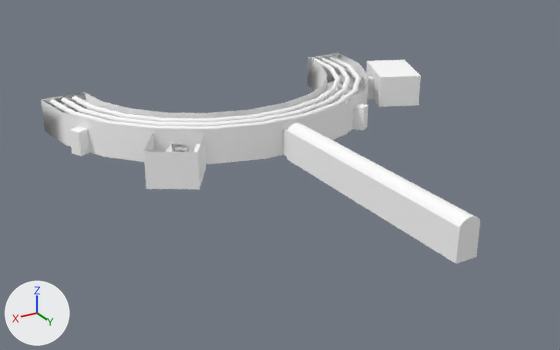
Two versions of the OBJ model data/models/hallway2.obj, one commit apart.
Before and after are seen from a camera (50 mm lens) standing at (47.7, 67.2, 23.9) and looking at (19.0, 19.3, 0.0). Arrows for +X, +Y and +Z are at lower left; the lights stay in place. Where no turn or scale is listed for an object, it has been applied to the vertices.

Objects in the first picture: 'hallway2'.
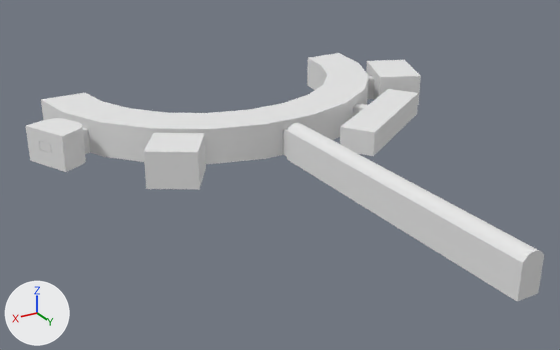
Changed parts and their boxes (x1, y1, x2, y2) in the pictures (560 x 350 px; the box of a moved part takes in the faces that stretch with it):
'hallway2', reshaped (18% wider, 18% taller): before (41, 53, 480, 264); after (26, 53, 544, 302)
part 1 of me_hallway2, moved or reshaped: before (72, 53, 476, 264); after (26, 89, 538, 302)
part 2 of me_hallway2, recoloured (white to grey): (41, 58, 476, 228) in both
part 3 of me_hallway2, recoloured: before (175, 81, 359, 152)
part 4 of me_hallway2, recoloured: (82, 76, 374, 157) in both
part 5 of me_hallway2, recoloured: (144, 136, 206, 190) in both
part 6 of me_hallway2, recoloured: (366, 60, 421, 105) in both
part 7 of me_hallway2, recoloured: before (50, 56, 361, 129)

Edits to the bpy script that builds the scene:
```text
Add mat_concrete_block_8x8_gray:
    mat_concrete_block_8x8_gray = principled_material('Concrete_Block_8x8_Gray')
    mat_concrete_block_8x8_gray.base_color = (0.8, 0.8, 0.8)  # white #e7e7e7
    mat_concrete_block_8x8_gray.roughness = 1.0
Add mat_metal_seamed:
    mat_metal_seamed = principled_material('Metal_Seamed')
    mat_metal_seamed.base_color = (0.8, 0.8, 0.8)  # white #e7e7e7
    mat_metal_seamed.roughness = 1.0
Add mat_polished_concrete_new:
    mat_polished_concrete_new = principled_material('Polished_Concrete_New')
    mat_polished_concrete_new.base_color = (0.8, 0.8, 0.8)  # white #e7e7e7
    mat_polished_concrete_new.roughness = 1.0
Add mat_blacktop_new:
    mat_blacktop_new = principled_material('Blacktop_New')
    mat_blacktop_new.base_color = (0.8, 0.8, 0.8)  # white #e7e7e7
    mat_blacktop_new.roughness = 1.0
Add mat_metal_steel_textured_white:
    mat_metal_steel_textured_white = principled_material('Metal_Steel_Textured_White')
    mat_metal_steel_textured_white.base_color = (0.8, 0.8, 0.8)  # white #e7e7e7
    mat_metal_steel_textured_white.roughness = 1.0
Add mat_concrete_aggregate_smoke:
    mat_concrete_aggregate_smoke = principled_material('Concrete_Aggregate_Smoke')
    mat_concrete_aggregate_smoke.base_color = (0.8, 0.8, 0.8)  # white #e7e7e7
    mat_concrete_aggregate_smoke.roughness = 1.0
Change me_hallway2:
    remove me_hallway2.from_pydata(...)  # 1331 vertices, 2690 faces; spans x -4.2..32.0, y -0.5..36.8, z 0.0..3.0
    add me_hallway2.from_pydata(...)  # 1455 vertices, 2962 faces; spans x -4.2..34.9, y -0.5..41.8, z 0.0..3.0
    me_hallway2 part 1: 146 vertices moved from x 0.8..26.8, y -0.5..36.8, z 0.0..3.0 to x 0.8..26.7, y -0.5..41.8, z 0.0..3.0; 24 vertices removed from x -4.0..31.3, y 5.3..36.8, z 0.0..1.8; 148 vertices added at x 0.2..34.9, y 5.6..41.8, z 0.0..3.0
    me_hallway2 part 2: 140 faces spanning x 0.0..32.0, y 0.0..41.8, z 0.0..3.0 switch from mat_frontcolor (white #ffffff) to mat_concrete_block_8x8_gray (white #e7e7e7)
    me_hallway2 part 3: 89 faces spanning x -4.2..32.0, y 0.0..41.8, z 0.0 switch from mat_frontcolor (white #ffffff) to mat_blacktop_new (white #e7e7e7)
    me_hallway2 part 4: 103 faces spanning x 0.4..31.5, y 6.0..16.8, z 0.0..2.3 switch from mat_frontcolor (white #ffffff) to mat_metal_steel_textured_white (white #e7e7e7)
    me_hallway2 part 5: 12 faces spanning x 23.4..28.9, y 13.1..18.6, z 0.0..3.0 switch from mat_frontcolor (white #ffffff) to mat_concrete_aggregate_smoke (white #e7e7e7)
    me_hallway2 part 6: 14 faces spanning x -4.2..2.0, y 4.2..11.4, z 0.0..3.0 switch from mat_frontcolor (white #ffffff) to mat_polished_concrete_new (white #e7e7e7)
    me_hallway2 part 7: 1135 faces spanning x 0.8..31.3, y -0.2..15.1, z 2.3..2.8 switch from mat_frontcolor (white #ffffff) to mat_metal_seamed (white #e7e7e7)
    add me_hallway2.materials.append(mat_wood_bamboo)  # white #e7e7e7
    add me_hallway2.materials.append(mat_stone_brushed_khaki)  # white #e7e7e7
    add me_hallway2.materials.append(mat_concrete_scored_jointless)  # white #e7e7e7
    add me_hallway2.materials.append(mat_translucent_glass_tinted)  # white #e7e7e7
    add me_hallway2.materials.append(mat_metal_corrugated_shiny)  # white #e7e7e7
    add me_hallway2.materials.append(mat_translucent_glass_gold)  # white #e7e7e7
    add me_hallway2.materials.append(mat_1)  # white #e7e7e7
    add me_hallway2.materials.append(mat_formica_blue)  # white #e7e7e7
    add me_hallway2.materials.append(mat_quartz_light_grey)  # white #e7e7e7
```
